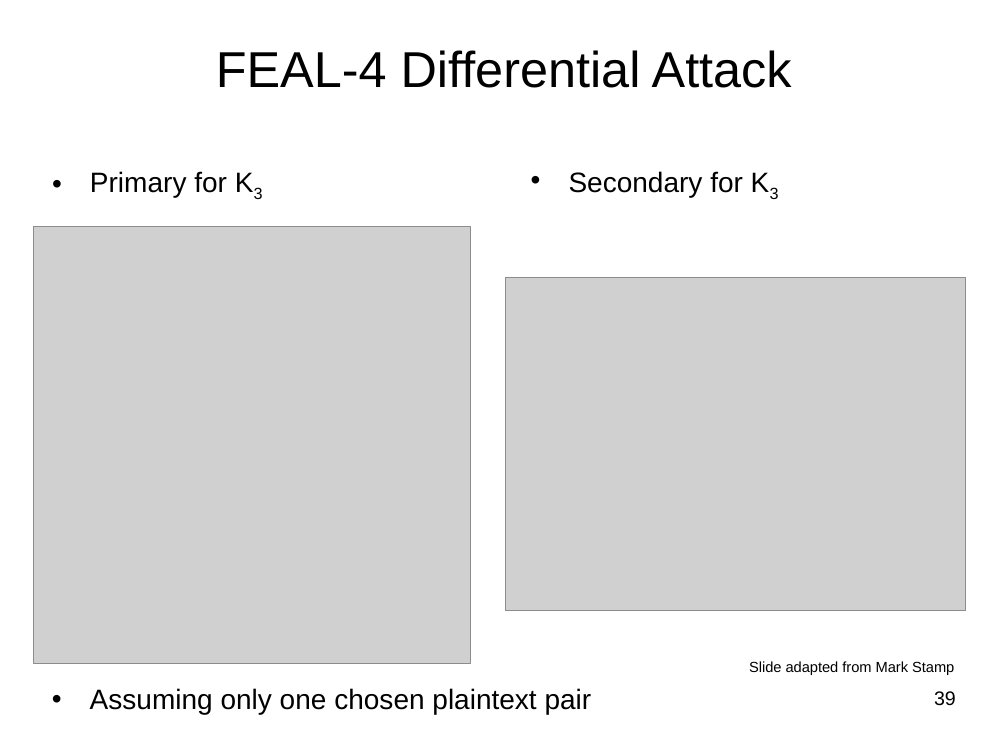
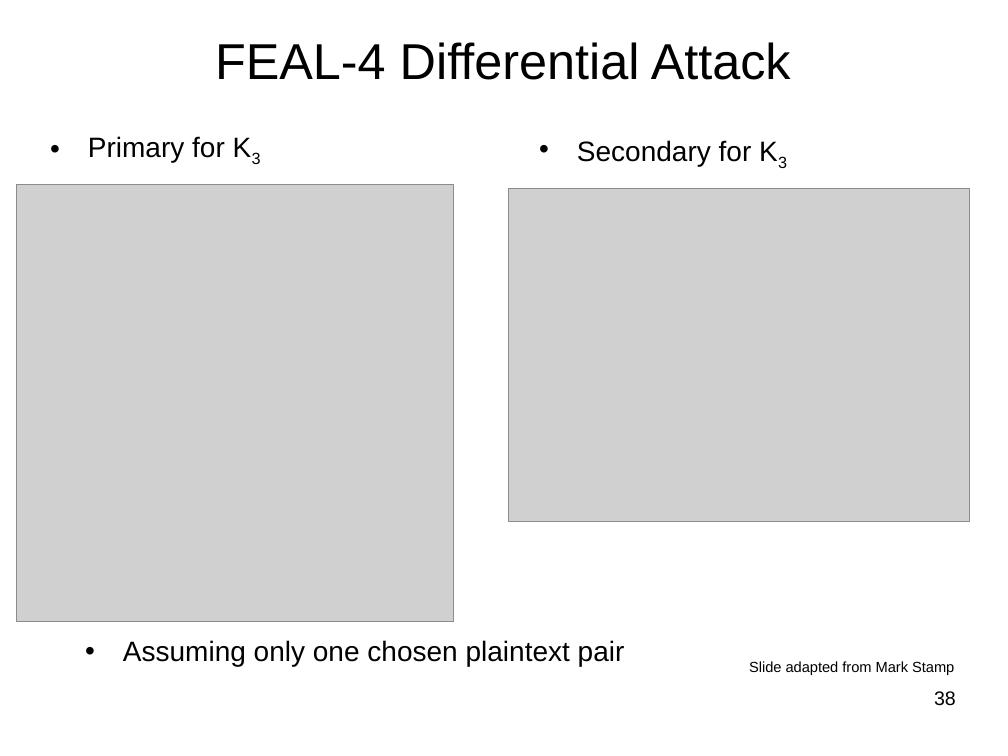
Before and after one commit to jlmucb/class_notes, a slide deck: slide 38 of BerkeleyClass/CS290Spring2013/Lectures/Cryptoclass4.pptx (slide 39 before the commit). Drawn at 1008x756 pixels with LibreOffice and Linux fonts; fonts in the diff are those of the drawing; grey boxes stand for pictures. Boxes give left, top, right and bottom in pixels: in the first picture for what was removed or moved away, otherwise in the second. Text is boxed around its words. In the diff, an @@ line names an element or a change of style, - is before the commit and + after.

Commit message:
Improved FEAL discussion

```diff
--- a/BerkeleyClass/CS290Spring2013/Lectures/Cryptoclass4.pptx
+++ b/BerkeleyClass/CS290Spring2013/Lectures/Cryptoclass4.pptx
@@ title "FEAL-4 Differential Attack": place and size @@
-title "FEAL-4 Differential Attack" at (216,50,792,88)
+title "FEAL-4 Differential Attack" at (215,42,791,80)
@@ text "Primary for K3": place and size @@
-text "Primary for K3" at (90,171,227,197)
+text "Primary for K3" at (88,136,225,162)
@@ text "Secondary for K3": place and size @@
-text "Secondary for K3" at (569,171,743,197)
+text "Secondary for K3" at (577,140,752,166)
@@ picture: place and size @@
-picture at (33,227,470,663)
+picture at (17,184,454,621)
@@ picture: place and size @@
-picture at (505,277,966,610)
+picture at (509,188,970,521)
@@ text "Assuming only one chosen plaintext ...": place and size @@
-text "Assuming only one chosen plaintext ..." at (90,688,592,714)
+text "Assuming only one chosen plaintext ..." at (123,640,625,667)
@@ page number at (934,691,956,706): text changed @@
-39
+38
```
Also in this commit, not shown: 17 other slides changed, 5 slides added, 4 slides removed.
